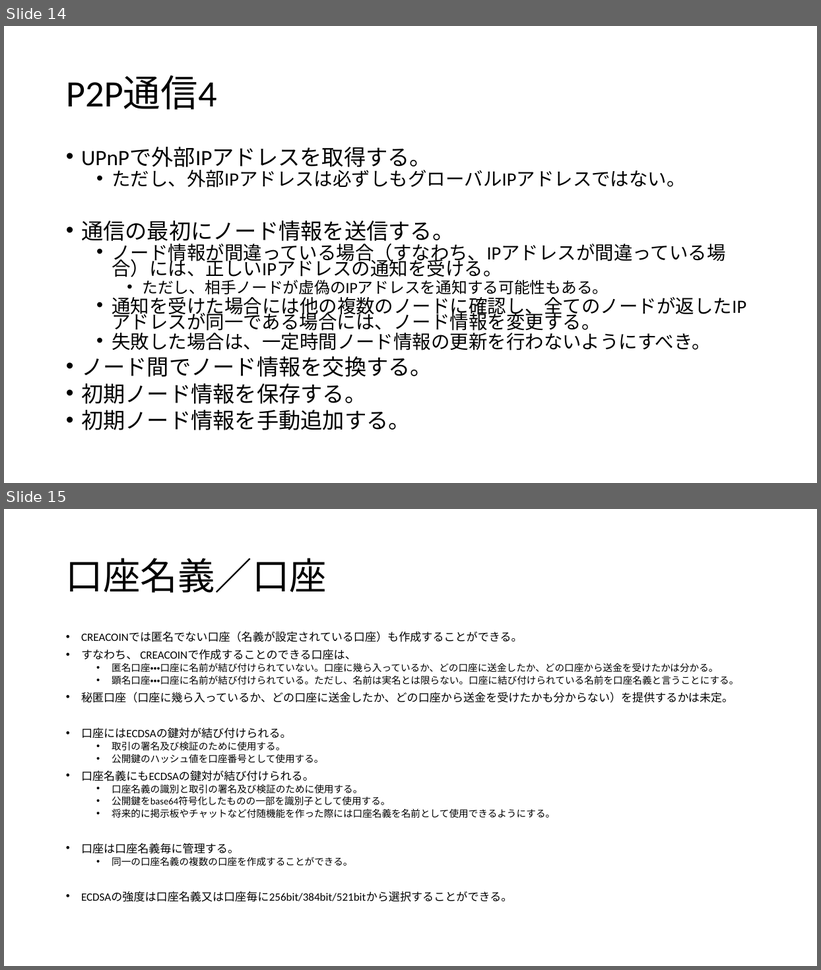
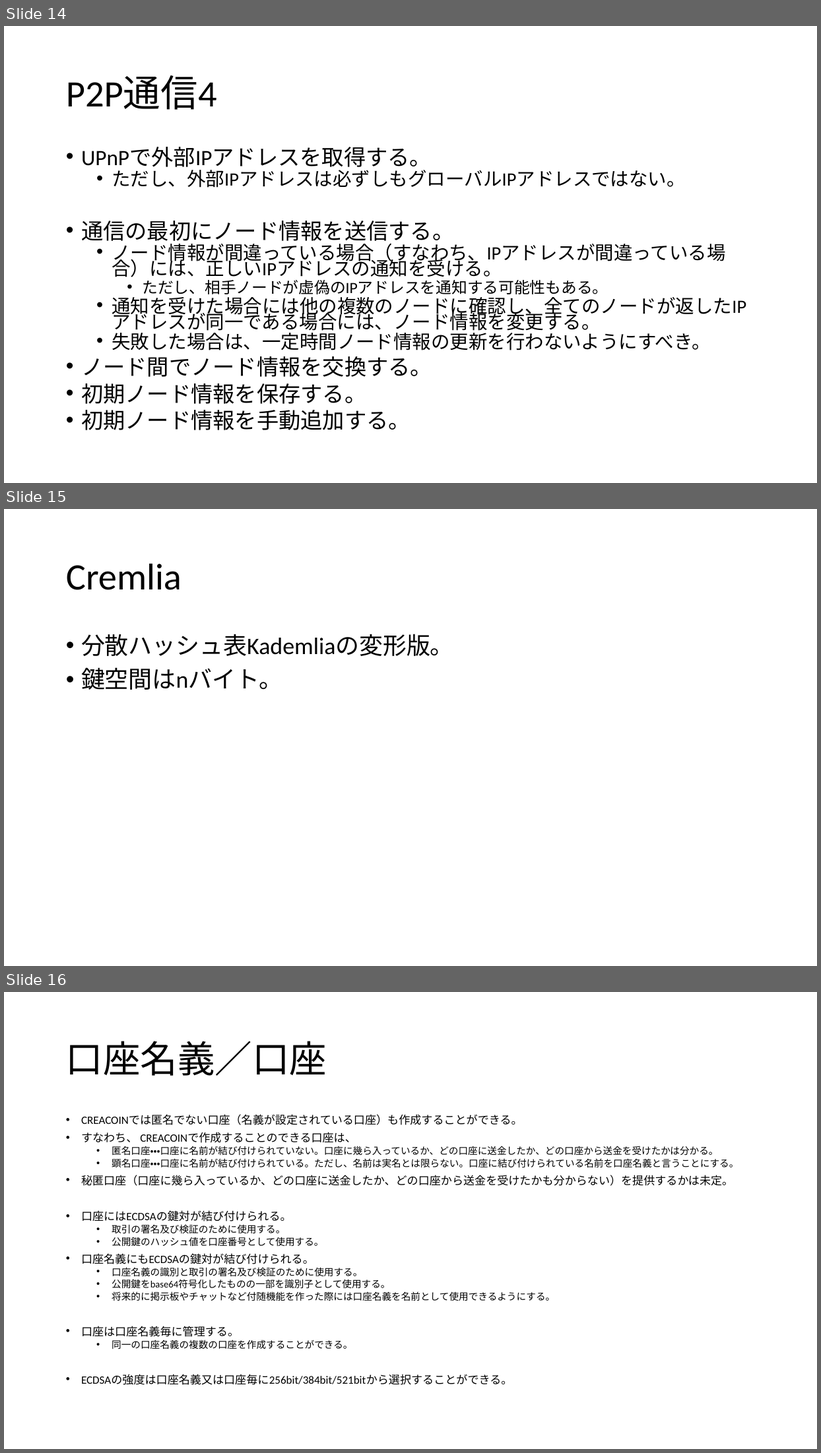
Before and after one commit to pizyumi/CREA, a slide deck: CREA2014/CREACOIN.pptx. Shown one above the other, each under a label of ours: slides 14 and 15 before the commit, slides 14, 15 and 16 after it. The pictures are 821x970 and 821x1453 pixels, drawn with LibreOffice and Linux fonts; fonts in the diff are those of the drawing. Boxes give left, top, right and bottom in pixels: in the first picture for what was removed or moved away, otherwise in the second. Text is boxed around its words. In the diff, an @@ line names an element or a change of style, - is before the commit and + after.

Commit message:
[140427-001][0.0.1(1)(34)] セッション機能完成、DHT途中

```diff
--- a/CREA2014/CREACOIN.pptx
+++ b/CREA2014/CREACOIN.pptx
@@ slide 15 added at [4,509,817,966], background #FFFFFF @@
@@ title added at [66,563,182,590], 44 pt, text #000000 @@
+Cremlia
@@ text added at [81,634,454,690], 28 pt, text #000000 @@
+• 分散ハッシュ表Kademliaの変形版。
+• 鍵空間はnバイト。
@@ what was slide 15 is now slide 16 @@
```
Also in this commit, not shown: 4 other files.
